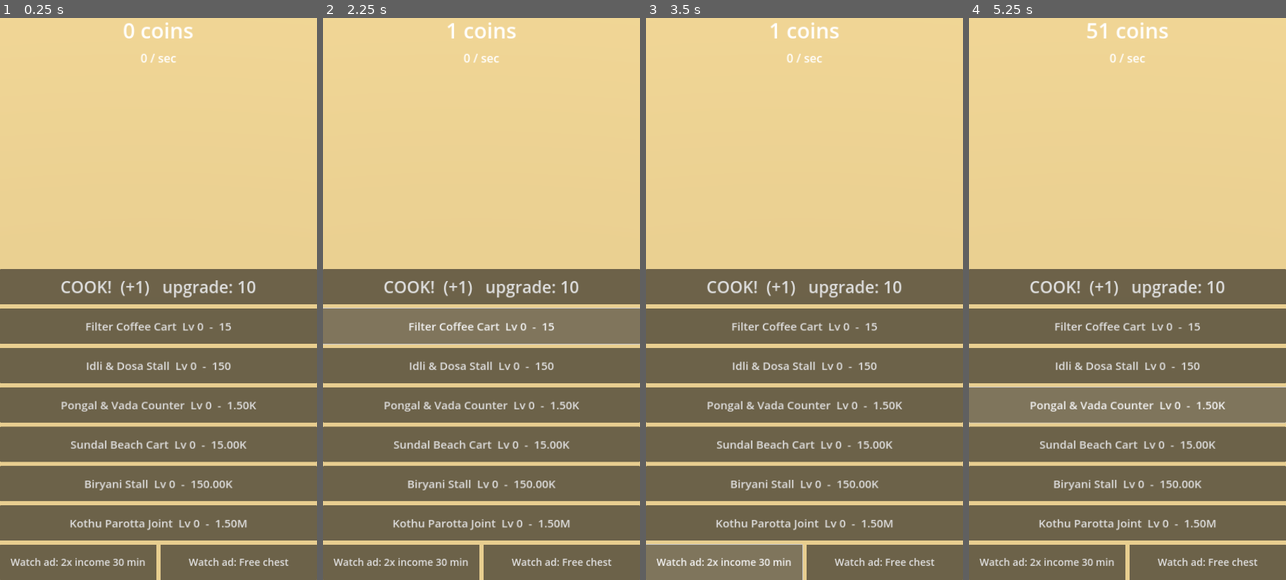
Above: before the commit, frames 1-4 (left to right).
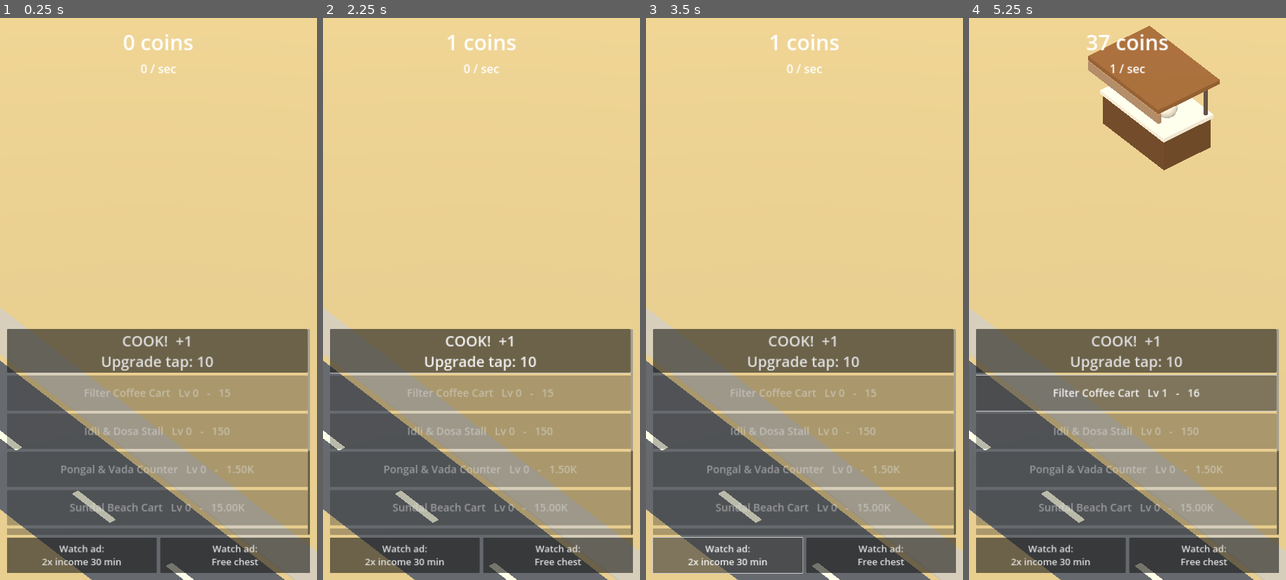
Above: after the commit, the same moments.

Repository: lokeshwaran98/chennai-tiffin-tycoon
Game: Godot game, scene res://scenes/main.tscn
Two runs of this game, one before a commit and one after it. Both use one fixed random seed, a clock stepped at 60 frames per second and the inputs below.
Inputs (mouse positions are in pixels of both pictures, inside the frame that each line leads up to):
- Up to frame 1 (0.25 s): no input
- Up to frame 2 (2.25 s): click (481, 349) at 0.5 s, where only the run after the commit has a clickable "COOK! +1 Upgrade tap: 10"; click (481, 287) at 1.25 s, where only the run before the commit has a clickable "COOK! (+1) upgrade: 10"; click (481, 327) at 2 s, where only the run before the commit has a clickable "Filter Coffee Cart Lv 0 - 15"
- Up to frame 3 (3.5 s): click (728, 557) at 2.75 s, where only the run after the commit has a clickable "Watch ad: 2x income 30 min"
- Up to frame 4 (5.25 s): click (1127, 366) at 3.5 s, where only the run before the commit has a clickable "Idli & Dosa Stall Lv 0 - 150"; click (1203, 557) at 4.25 s, where only the run after the commit has a clickable "Watch ad: Free chest"; click (1127, 394) at 5 s, where only the run after the commit has a clickable "Filter Coffee Cart Lv 0 - 15"

The runs differ from the first frame. In frame 1, 47% of the frame differs, in the area x 0-100%, y 0-100%; in frame 2, 47%; in frame 3, 47%; in frame 4, 49%.

Commit message:
Add customers, prestige, daily reward, milestones, detailed 3D stalls and richer smoke test
Co-Authored-By: Claude Sonnet 5.5 <noreply@anthropic.com>
Claude-Session: https://claude.ai/code/session_0174D7wnrpJHwUZrFrTTbbgq

Diff:
--- a/scripts/game_state.gd
+++ b/scripts/game_state.gd
@@ -1,11 +1,16 @@
 extends Node
-## Economy, save/load and offline earnings.
+## Economy, prestige, daily rewards, save/load and offline earnings.
 ## Difficulty curve: costs grow faster than income, so the early game is
-## nearly instant and later upgrades take longer (rewarded ads speed this up).
+## nearly instant and later upgrades take longer. Every 25 levels of a stall
+## doubles that stall's income (milestones), and prestige gives permanent bonus.
 
 const SAVE_PATH := "user://save.json"
 const OFFLINE_CAP_SECONDS := 8 * 3600
 const BOOST_SECONDS := 30 * 60
+const DAY_SECONDS := 86400
+const MILESTONE_LEVELS := 25
+const PRESTIGE_DIVISOR := 1.0e6
+const PRESTIGE_BONUS_EACH := 0.10
 
 signal changed
 
@@ -20,33 +25,63 @@
 ]
 
 var coins: float = 0.0
+var run_earned: float = 0.0     # earned since last prestige
 var levels: Array = [0, 0, 0, 0, 0, 0]
 var tap_level: int = 1
-var boost_until: int = 0      # unix time, 2x income while active
+var prestige_points: int = 0
+var boost_until: int = 0        # unix time, 2x income while active
 var last_seen: int = 0
+var last_daily: int = 0
+var offline_gain: float = 0.0
 
 func _ready() -> void:
 	load_game()
+	if OS.get_cmdline_user_args().has("--smoke"):
+		# CI-only seed so customers, milestones, offline popup and prestige run.
+		coins = 5.0e7
+		run_earned = 9.0e6
+		levels = [30, 12, 8, 5, 3, 1]
+		last_seen = now() - 7200
 	var offline := _offline_earnings()
 	if offline > 0.0:
-		coins += offline
+		add_coins(offline)
 		offline_gain = offline
 	last_seen = int(Time.get_unix_time_from_system())
 	AdService.reward_granted.connect(_on_reward)
 
-var offline_gain: float = 0.0
-
-func multiplier() -> float:
-	return 2.0 if int(Time.get_unix_time_from_system()) < boost_until else 1.0
-
-func income_per_sec() -> float:
+func add_coins(v: float) -> void:
+	coins += v
+	run_earned += v
+
+func now() -> int:
+	return int(Time.get_unix_time_from_system())
+
+func boost_multiplier() -> float:
+	return 2.0 if now() < boost_until else 1.0
+
+func prestige_multiplier() -> float:
+	return 1.0 + PRESTIGE_BONUS_EACH * prestige_points
+
+func milestone_multiplier(level: int) -> float:
+	return pow(2.0, floorf(float(level) / MILESTONE_LEVELS))
+
+func base_income() -> float:
 	var total := 0.0
 	for i in STALLS.size():
-		total += STALLS[i].income * levels[i]
-	return total * multiplier()
+		total += STALLS[i].income * levels[i] * milestone_multiplier(levels[i])
+	return total * prestige_multiplier()
+
+func income_per_sec() -> float:
+	return base_income() * boost_multiplier()
 
 func tap_value() -> float:
-	return float(tap_level) * multiplier()
+	return float(tap_level) * boost_multiplier() * prestige_multiplier()
+
+func total_levels() -> int:
+	var t := 0
+	for l in levels:
+		t += int(l)
+	return t
 
 func upgrade_cost(i: int) -> float:
 	return STALLS[i].cost * pow(STALLS[i].growth, levels[i])
@@ -73,35 +108,69 @@
 	return true
 
 func tap() -> void:
-	coins += tap_value()
+	add_coins(tap_value())
 	changed.emit()
 
 func _process(delta: float) -> void:
-	coins += income_per_sec() * delta
-
+	add_coins(income_per_sec() * delta)
+
+# ---- prestige ("open a new branch") ----
+func prestige_gain() -> int:
+	return int(floor(sqrt(run_earned / PRESTIGE_DIVISOR)))
+
+func prestige() -> void:
+	var g := prestige_gain()
+	if g <= 0:
+		return
+	prestige_points += g
+	coins = 15.0
+	run_earned = 0.0
+	tap_level = 1
+	for i in levels.size():
+		levels[i] = 0
+	changed.emit()
+	save_game()
+
+# ---- daily reward ----
+func daily_ready() -> bool:
+	return now() - last_daily >= DAY_SECONDS
+
+func daily_seconds_left() -> int:
+	return maxi(0, DAY_SECONDS - (now() - last_daily))
+
+func daily_amount() -> float:
+	return maxf(100.0, income_per_sec() * 600.0)
+
+func claim_daily(mult: float) -> void:
+	if not daily_ready():
+		return
+	add_coins(daily_amount() * mult)
+	last_daily = now()
+	changed.emit()
+	save_game()
+
+# ---- offline ----
 func _offline_earnings() -> float:
 	if last_seen <= 0:
 		return 0.0
-	var away := clampi(int(Time.get_unix_time_from_system()) - last_seen, 0, OFFLINE_CAP_SECONDS)
-	# Base rate without the boost; offline reward is optionally doubled via ad.
-	var base := 0.0
-	for i in STALLS.size():
-		base += STALLS[i].income * levels[i]
-	return base * away * 0.5
+	var away := clampi(now() - last_seen, 0, OFFLINE_CAP_SECONDS)
+	return base_income() * away * 0.5
 
 func double_offline() -> void:
-	coins += offline_gain
+	add_coins(offline_gain)
 	offline_gain = 0.0
 	changed.emit()
 
 func _on_reward(kind: String) -> void:
 	match kind:
 		"boost":
-			boost_until = int(Time.get_unix_time_from_system()) + BOOST_SECONDS
+			boost_until = now() + BOOST_SECONDS
 		"offline":
 			double_offline()
 		"chest":
-			coins += maxf(50.0, income_per_sec() * 120.0)
+			add_coins(maxf(50.0, income_per_sec() * 120.0))
+		"daily3":
+			claim_daily(3.0)
 	changed.emit()
 	save_game()
 
@@ -113,13 +182,16 @@
 		idx += 1
 	return ("%.0f" % v if idx == 0 else "%.2f%s" % [v, suffix[idx]])
 
+# ---- save / load ----
 func save_game() -> void:
-	last_seen = int(Time.get_unix_time_from_system())
+	last_seen = now()
 	var f := FileAccess.open(SAVE_PATH, FileAccess.WRITE)
 	if f:
 		f.store_string(JSON.stringify({
-			"coins": coins, "levels": levels, "tap_level": tap_level,
-			"boost_until": boost_until, "last_seen": last_seen}))
+			"coins": coins, "run_earned": run_earned, "levels": levels,
+			"tap_level": tap_level, "prestige_points": prestige_points,
+			"boost_until": boost_until, "last_seen": last_seen,
+			"last_daily": last_daily}))
 
 func load_game() -> void:
 	if not FileAccess.file_exists(SAVE_PATH):
@@ -131,9 +203,12 @@
 	if typeof(data) != TYPE_DICTIONARY:
 		return
 	coins = float(data.get("coins", 0.0))
+	run_earned = float(data.get("run_earned", 0.0))
 	tap_level = int(data.get("tap_level", 1))
+	prestige_points = int(data.get("prestige_points", 0))
 	boost_until = int(data.get("boost_until", 0))
 	last_seen = int(data.get("last_seen", 0))
+	last_daily = int(data.get("last_daily", 0))
 	var lv = data.get("levels", [])
 	for i in mini(lv.size(), levels.size()):
 		levels[i] = int(lv[i])
--- a/scripts/main.gd
+++ b/scripts/main.gd
@@ -1,36 +1,125 @@
 extends Node3D
-## Greybox 3D street scene + mobile UI, all built in code.
-## Performance rules: one directional light, no shadows on low tier,
-## shared meshes/materials, no per-frame allocations.
+## Low-poly 3D street scene + mobile UI, all built in code.
+## Performance rules: one directional light, no shadows, shared meshes and
+## materials, pooled customers (no allocation after startup).
 
 const STALL_COLORS := [
 	Color("8d5a2b"), Color("e8c77a"), Color("d99a3b"),
 	Color("4fa3c7"), Color("c0502f"), Color("7a9e4a")]
-
-var stall_nodes: Array[MeshInstance3D] = []
+const ACCENT_COLORS := [
+	Color("f2e6d0"), Color("ffffff"), Color("f0b43c"),
+	Color("f7dc9a"), Color("e8b36a"), Color("d9c27a")]
+const CUSTOMER_COLORS := [
+	Color("2f6fb5"), Color("b53f6a"), Color("3f9e6a"), Color("8a5bb5"), Color("d08a2f")]
+const MAX_CUSTOMERS := 12
+const WALK_SPEED := 4.0
+
+class Cust:
+	var node: MeshInstance3D
+	var state: int = -1   # -1 pooled, 0 walking in, 1 eating, 2 leaving
+	var target: Vector3 = Vector3.ZERO
+	var timer: float = 0.0
+
+var _mats: Dictionary = {}
+var stall_nodes: Array = []
+var stall_positions: Array = []
+var customers: Array = []
+var _spawn_timer := 0.0
+var _ui_timer := 0.0
+var _bounce := 0.0
+
 var coin_label: Label
 var rate_label: Label
-var boost_label: Label
+var status_label: Label
 var tap_button: Button
-var stall_buttons: Array[Button] = []
-var _ui_timer := 0.0
-var _bounce := 0.0
+var stall_buttons: Array = []
+var prestige_button: Button
+var daily_button: Button
+var daily_ad_button: Button
+var prestige_dialog: ConfirmationDialog
 
 func _ready() -> void:
+	randomize()
 	_build_world()
+	_build_customers()
 	_build_ui()
 	GameState.changed.connect(_refresh)
 	_refresh()
 	if GameState.offline_gain > 0.0:
 		_show_offline_popup()
+	if OS.get_cmdline_user_args().has("--smoke"):
+		_run_smoke_actions()
+
+# CI-only: exercise buying, ads, daily reward and prestige without a screen.
+func _run_smoke_actions() -> void:
+	await get_tree().create_timer(6.0).timeout
+	for i in GameState.STALLS.size():
+		GameState.buy_stall(i)
+	GameState.buy_tap()
+	GameState.tap()
+	GameState.claim_daily(1.0)
+	AdService.show_rewarded("boost")
+	AdService.show_rewarded("chest")
+	await get_tree().create_timer(2.5).timeout
+	GameState.double_offline()
+	GameState.prestige()
+	await get_tree().create_timer(1.0).timeout
+	print("SMOKE_DONE coins=", GameState.coins, " prestige=", GameState.prestige_points)
+
+# ------------------------------------------------------------------ world
+func _mat(c: Color) -> StandardMaterial3D:
+	var key := c.to_html()
+	if not _mats.has(key):
+		var m := StandardMaterial3D.new()
+		m.albedo_color = c
+		m.roughness = 1.0
+		_mats[key] = m
+	return _mats[key]
+
+func _add_box(parent: Node3D, size: Vector3, pos: Vector3, c: Color) -> MeshInstance3D:
+	var mi := MeshInstance3D.new()
+	var bm := BoxMesh.new()
+	bm.size = size
+	mi.mesh = bm
+	mi.material_override = _mat(c)
+	mi.position = pos
+	parent.add_child(mi)
+	return mi
+
+func _add_cyl(parent: Node3D, radius: float, height: float, pos: Vector3, c: Color) -> MeshInstance3D:
+	var mi := MeshInstance3D.new()
+	var cm := CylinderMesh.new()
+	cm.top_radius = radius
+	cm.bottom_radius = radius
+	cm.height = height
+	cm.radial_segments = 10
+	cm.rings = 1
+	mi.mesh = cm
+	mi.material_override = _mat(c)
+	mi.position = pos
+	parent.add_child(mi)
+	return mi
+
+func _add_sphere(parent: Node3D, radius: float, pos: Vector3, c: Color) -> MeshInstance3D:
+	var mi := MeshInstance3D.new()
+	var sm := SphereMesh.new()
+	sm.radius = radius
+	sm.height = radius * 2.0
+	sm.radial_segments = 10
+	sm.rings = 6
+	mi.mesh = sm
+	mi.material_override = _mat(c)
+	mi.position = pos
+	parent.add_child(mi)
+	return mi
 
 func _build_world() -> void:
 	var cam := Camera3D.new()
 	cam.projection = Camera3D.PROJECTION_ORTHOGONAL
-	cam.size = 14.0
+	cam.size = 15.0
 	cam.position = Vector3(10, 10, 10)
 	add_child(cam)
-	cam.look_at(Vector3(0, 0, 1), Vector3.UP)
+	cam.look_at(Vector3(0, 0, 2), Vector3.UP)
 
 	var sun := DirectionalLight3D.new()
 	sun.rotation_degrees = Vector3(-50, 40, 0)
@@ -47,78 +136,201 @@
 	env.environment = e
 	add_child(env)
 
-	var ground := MeshInstance3D.new()
-	var gm := PlaneMesh.new()
-	gm.size = Vector2(30, 30)
-	ground.mesh = gm
-	var gmat := StandardMaterial3D.new()
-	gmat.albedo_color = Color("c9b27a")
-	ground.material_override = gmat
-	add_child(ground)
-
-	var box := BoxMesh.new()
-	box.size = Vector3(2.4, 2.0, 2.4)
-	for i in GameState.STALLS.size():
-		var m := MeshInstance3D.new()
-		m.mesh = box
-		var mat := StandardMaterial3D.new()
-		mat.albedo_color = STALL_COLORS[i]
-		m.material_override = mat
-		m.position = Vector3(-5.0 + (i % 3) * 5.0, 1.0, -2.5 + int(i / 3) * 5.0)
-		m.visible = GameState.levels[i] > 0
-		add_child(m)
-		stall_nodes.append(m)
-
+	# Ground, road and footpath
+	_add_box(self, Vector3(34, 0.2, 34), Vector3(0, -0.1, 0), Color("c9b27a"))
+	_add_box(self, Vector3(34, 0.22, 4.0), Vector3(0, -0.09, 9.0), Color("55585c"))
+	_add_box(self, Vector3(34, 0.26, 1.2), Vector3(0, -0.07, 6.2), Color("b9b2a0"))
+	for x in range(-14, 15, 4):
+		_add_box(self, Vector3(1.6, 0.02, 0.2), Vector3(x, 0.03, 9.0), Color("e8e2c8"))
+
+	# Palm trees (trunk + leaf clusters)
+	for p in [Vector3(-11, 0, -7), Vector3(11, 0, -7), Vector3(-11, 0, 3), Vector3(12, 0, 3)]:
+		var tree := Node3D.new()
+		tree.position = p
+		add_child(tree)
+		_add_cyl(tree, 0.18, 3.0, Vector3(0, 1.5, 0), Color("7a5a35"))
+		_add_sphere(tree, 0.9, Vector3(0, 3.2, 0), Color("3f8f3f"))
+		_add_sphere(tree, 0.6, Vector3(0.7, 2.9, 0.3), Color("4aa04a"))
+		_add_sphere(tree, 0.6, Vector3(-0.6, 2.9, -0.3), Color("4aa04a"))
+
+	# Stalls (hidden until bought)
+	for i in GameState.STALLS.size():
+		var pos := Vector3(-5.0 + (i % 3) * 5.0, 0.0, -3.0 + int(i / 3) * 5.0)
+		stall_positions.append(pos)
+		var s := _make_stall(i)
+		s.position = pos
+		s.visible = GameState.levels[i] > 0
+		add_child(s)
+		stall_nodes.append(s)
+
+func _make_stall(i: int) -> Node3D:
+	var s := Node3D.new()
+	var c: Color = STALL_COLORS[i]
+	_add_box(s, Vector3(2.6, 1.0, 1.6), Vector3(0, 0.5, 0), c.darkened(0.25))   # counter
+	_add_box(s, Vector3(2.7, 0.12, 1.7), Vector3(0, 1.05, 0), Color("e9dfc9"))   # counter top
+	for sx in [-1.2, 1.2]:                                                        # poles
+		_add_cyl(s, 0.06, 2.2, Vector3(sx, 1.1, -0.7), Color("5a4a3a"))
+	_add_box(s, Vector3(3.0, 0.14, 2.1), Vector3(0, 2.25, 0.1), c)                # awning
+	_add_box(s, Vector3(3.0, 0.3, 0.1), Vector3(0, 2.0, 1.1), c.lightened(0.25))  # awning fringe
+	var acc: Color = ACCENT_COLORS[i]
+	_add_cyl(s, 0.38, 0.45, Vector3(-0.6, 1.35, 0), acc)                          # pot / tray
+	_add_sphere(s, 0.3, Vector3(0.55, 1.33, 0.1), acc.darkened(0.1))             # food heap
+	_add_box(s, Vector3(0.5, 0.5, 0.4), Vector3(0.9, 0.3, -0.3), Color("3a3a3a")) # stove
+	return s
+
+# --------------------------------------------------------------- customers
+func _build_customers() -> void:
+	var cap := CapsuleMesh.new()
+	cap.radius = 0.3
+	cap.height = 1.2
+	cap.radial_segments = 8
+	cap.rings = 2
+	for i in MAX_CUSTOMERS:
+		var c := Cust.new()
+		var mi := MeshInstance3D.new()
+		mi.mesh = cap
+		mi.material_override = _mat(CUSTOMER_COLORS[i % CUSTOMER_COLORS.size()])
+		mi.visible = false
+		add_child(mi)
+		c.node = mi
+		customers.append(c)
+
+func _spawn_customer() -> void:
+	var active: Array = []
+	for i in GameState.STALLS.size():
+		if GameState.levels[i] > 0:
+			active.append(i)
+	if active.is_empty():
+		return
+	for c in customers:
+		if c.state == -1:
+			var si: int = active[randi() % active.size()]
+			var sp: Vector3 = stall_positions[si]
+			c.node.position = Vector3(-13.0, 0.6, 9.0)
+			c.target = Vector3(sp.x + randf_range(-0.6, 0.6), 0.6, sp.z + 2.2)
+			c.state = 0
+			c.node.visible = true
+			return
+
+func _update_customers(delta: float) -> void:
+	_spawn_timer += delta
+	if _spawn_timer >= 0.9:
+		_spawn_timer = 0.0
+		var busy := 0
+		for c in customers:
+			if c.state != -1:
+				busy += 1
+		var desired := mini(MAX_CUSTOMERS, 1 + int(GameState.total_levels() / 4))
+		if GameState.total_levels() > 0 and busy < desired:
+			_spawn_customer()
+	for c in customers:
+		if c.state == -1:
+			continue
+		if c.state == 1:
+			c.timer -= delta
+			if c.timer <= 0.0:
+				c.state = 2
+				c.target = Vector3(13.0, 0.6, 9.0)
+			continue
+		var to: Vector3 = c.target - c.node.position
+		var dist := to.length()
+		if dist < 0.1:
+			if c.state == 0:
+				c.state = 1
+				c.timer = randf_range(1.5, 3.0)
+			else:
+				c.state = -1
+				c.node.visible = false
+		else:
+			c.node.position += to / dist * minf(WALK_SPEED * delta, dist)
+
+# ---------------------------------------------------------------------- UI
 func _build_ui() -> void:
 	var layer := CanvasLayer.new()
 	add_child(layer)
+	var margin := MarginContainer.new()
+	margin.set_anchors_preset(Control.PRESET_FULL_RECT)
+	margin.add_theme_constant_override("margin_left", 24)
+	margin.add_theme_constant_override("margin_right", 24)
+	margin.add_theme_constant_override("margin_top", 40)
+	margin.add_theme_constant_override("margin_bottom", 24)
+	layer.add_child(margin)
 	var root := VBoxContainer.new()
-	root.set_anchors_preset(Control.PRESET_FULL_RECT)
-	root.add_theme_constant_override("separation", 14)
-	layer.add_child(root)
-
-	coin_label = Label.new()
-	coin_label.add_theme_font_size_override("font_size", 72)
-	coin_label.horizontal_alignment = HORIZONTAL_ALIGNMENT_CENTER
-	root.add_child(coin_label)
-	rate_label = Label.new()
-	rate_label.add_theme_font_size_override("font_size", 40)
-	rate_label.horizontal_alignment = HORIZONTAL_ALIGNMENT_CENTER
-	root.add_child(rate_label)
-	boost_label = Label.new()
-	boost_label.add_theme_font_size_override("font_size", 36)
-	boost_label.horizontal_alignment = HORIZONTAL_ALIGNMENT_CENTER
-	root.add_child(boost_label)
+	root.add_theme_constant_override("separation", 10)
+	margin.add_child(root)
+
+	coin_label = _make_label(root, 72)
+	rate_label = _make_label(root, 40)
+	status_label = _make_label(root, 34)
 
 	var spacer := Control.new()
 	spacer.size_flags_vertical = Control.SIZE_EXPAND_FILL
+	spacer.mouse_filter = Control.MOUSE_FILTER_IGNORE
 	root.add_child(spacer)
 
-	tap_button = _make_button(root, "", 56)
-	tap_button.pressed.connect(func(): GameState.tap(); _bounce = 1.0)
-
-	for i in GameState.STALLS.size():
-		var b := _make_button(root, "", 38)
+	var scroll := ScrollContainer.new()
+	scroll.custom_minimum_size = Vector2(0, 700)
+	scroll.horizontal_scroll_mode = ScrollContainer.SCROLL_MODE_DISABLED
+	root.add_child(scroll)
+	var list := VBoxContainer.new()
+	list.size_flags_horizontal = Control.SIZE_EXPAND_FILL
+	list.add_theme_constant_override("separation", 10)
+	scroll.add_child(list)
+
+	tap_button = _make_button(list, "", 50)
+	tap_button.pressed.connect(_on_tap)
+
+	for i in GameState.STALLS.size():
+		var b := _make_button(list, "", 36)
 		b.pressed.connect(func(): GameState.buy_stall(i))
 		stall_buttons.append(b)
 
+	prestige_button = _make_button(list, "", 34)
+	prestige_button.pressed.connect(func(): prestige_dialog.popup_centered(Vector2i(900, 460)))
+
+	daily_button = _make_button(list, "", 34)
+	daily_button.pressed.connect(func(): GameState.claim_daily(1.0))
+	daily_ad_button = _make_button(list, "", 34)
+	daily_ad_button.pressed.connect(func(): AdService.show_rewarded("daily3"))
+
 	var ads := HBoxContainer.new()
-	ads.add_theme_constant_override("separation", 14)
+	ads.add_theme_constant_override("separation", 12)
 	root.add_child(ads)
-	var boost_btn := _make_button(ads, "Watch ad: 2x income 30 min", 34)
+	var boost_btn := _make_button(ads, "Watch ad:\n2x income 30 min", 32)
 	boost_btn.size_flags_horizontal = Control.SIZE_EXPAND_FILL
 	boost_btn.pressed.connect(func(): AdService.show_rewarded("boost"))
-	var chest_btn := _make_button(ads, "Watch ad: Free chest", 34)
+	var chest_btn := _make_button(ads, "Watch ad:\nFree chest", 32)
 	chest_btn.size_flags_horizontal = Control.SIZE_EXPAND_FILL
 	chest_btn.pressed.connect(func(): AdService.show_rewarded("chest"))
+
+	prestige_dialog = ConfirmationDialog.new()
+	prestige_dialog.title = "Open a new branch?"
+	prestige_dialog.dialog_text = "Your stalls and coins reset, but you keep a permanent income bonus."
+	prestige_dialog.ok_button_text = "Open branch"
+	prestige_dialog.confirmed.connect(func(): GameState.prestige())
+	add_child(prestige_dialog)
+
+func _make_label(parent: Control, size: int) -> Label:
+	var l := Label.new()
+	l.add_theme_font_size_override("font_size", size)
+	l.horizontal_alignment = HORIZONTAL_ALIGNMENT_CENTER
+	l.mouse_filter = Control.MOUSE_FILTER_IGNORE
+	parent.add_child(l)
+	return l
 
 func _make_button(parent: Control, text: String, size: int) -> Button:
 	var b := Button.new()
 	b.text = text
 	b.custom_minimum_size = Vector2(0, 120)
 	b.add_theme_font_size_override("font_size", size)
+	b.size_flags_horizontal = Control.SIZE_EXPAND_FILL
 	parent.add_child(b)
 	return b
+
+func _on_tap() -> void:
+	GameState.tap()
+	_bounce = 1.0
+	Input.vibrate_handheld(15)
 
 func _show_offline_popup() -> void:
 	var dlg := AcceptDialog.new()
@@ -130,25 +342,54 @@
 	add_child(dlg)
 	dlg.popup_centered(Vector2i(900, 420))
 
+func _fmt_time(sec: int) -> String:
+	return "%d:%02d" % [floori(sec / 60.0), sec % 60]
+
 func _refresh() -> void:
 	coin_label.text = GameState.format_num(GameState.coins) + " coins"
 	rate_label.text = GameState.format_num(GameState.income_per_sec()) + " / sec"
-	tap_button.text = "COOK!  (+%s)   upgrade: %s" % [
+
+	var parts: Array = []
+	var left := GameState.boost_until - GameState.now()
+	if left > 0:
+		parts.append("2x boost %s" % _fmt_time(left))
+	if GameState.prestige_points > 0:
+		parts.append("Branch bonus x%.1f" % GameState.prestige_multiplier())
+	status_label.text = "   |   ".join(parts)
+
+	tap_button.text = "COOK!  +%s\nUpgrade tap: %s" % [
 		GameState.format_num(GameState.tap_value()), GameState.format_num(GameState.tap_cost())]
 	for i in GameState.STALLS.size():
 		var s = GameState.STALLS[i]
-		stall_buttons[i].text = "%s  Lv %d  -  %s" % [
-			s.name, GameState.levels[i], GameState.format_num(GameState.upgrade_cost(i))]
+		var cost := GameState.upgrade_cost(i)
+		stall_buttons[i].text = "%s   Lv %d   -   %s" % [s.name, GameState.levels[i], GameState.format_num(cost)]
+		stall_buttons[i].disabled = GameState.coins < cost
 		stall_nodes[i].visible = GameState.levels[i] > 0
 
+	var gain := GameState.prestige_gain()
+	prestige_button.visible = gain > 0
+	prestige_button.text = "Open new branch: +%d bonus (%.0f%% income each)" % [gain, GameState.PRESTIGE_BONUS_EACH * 100.0]
+
+	if GameState.daily_ready():
+		daily_button.visible = true
+		daily_button.disabled = false
+		daily_ad_button.visible = true
+		daily_button.text = "Claim daily reward: %s" % GameState.format_num(GameState.daily_amount())
+		daily_ad_button.text = "Watch ad: claim daily x3 (%s)" % GameState.format_num(GameState.daily_amount() * 3.0)
+	else:
+		daily_button.visible = true
+		daily_ad_button.visible = false
+		daily_button.disabled = true
+		var d := GameState.daily_seconds_left()
+		daily_button.text = "Next daily reward in %d:%02d" % [floori(d / 3600.0), floori((d % 3600) / 60.0)]
+
 func _process(delta: float) -> void:
+	_update_customers(delta)
 	_ui_timer += delta
 	if _ui_timer >= 0.1:
 		_ui_timer = 0.0
 		_refresh()
-		var left := GameState.boost_until - int(Time.get_unix_time_from_system())
-		boost_label.text = "2x boost: %d:%02d" % [left / 60, left % 60] if left > 0 else ""
 	if _bounce > 0.0:
 		_bounce = maxf(0.0, _bounce - delta * 4.0)
-		for i in stall_nodes.size():
-			stall_nodes[i].scale = Vector3.ONE * (1.0 + 0.08 * _bounce)
+		for s in stall_nodes:
+			s.scale = Vector3.ONE * (1.0 + 0.06 * _bounce)
Not shown, changed: export_presets.cfg
